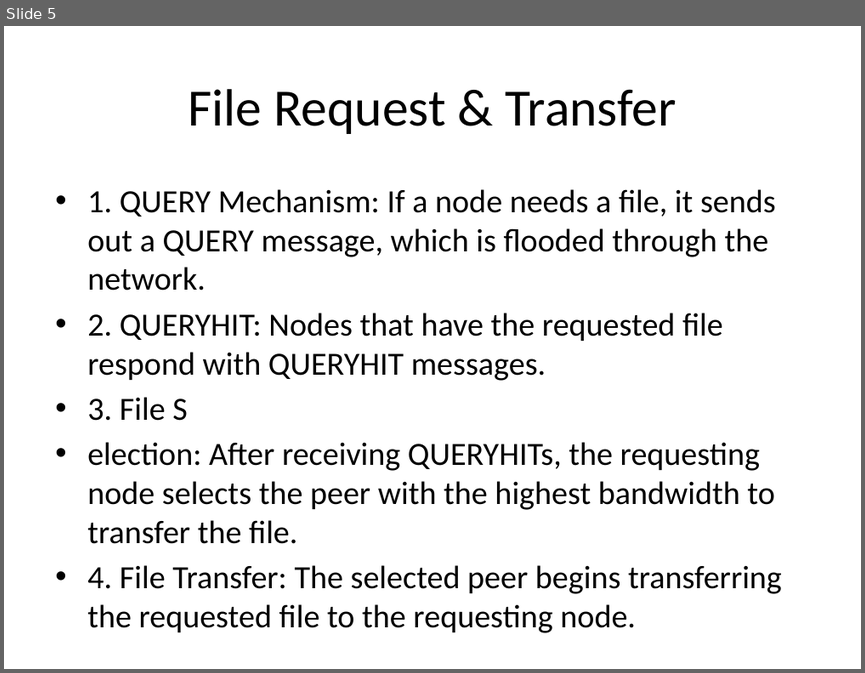
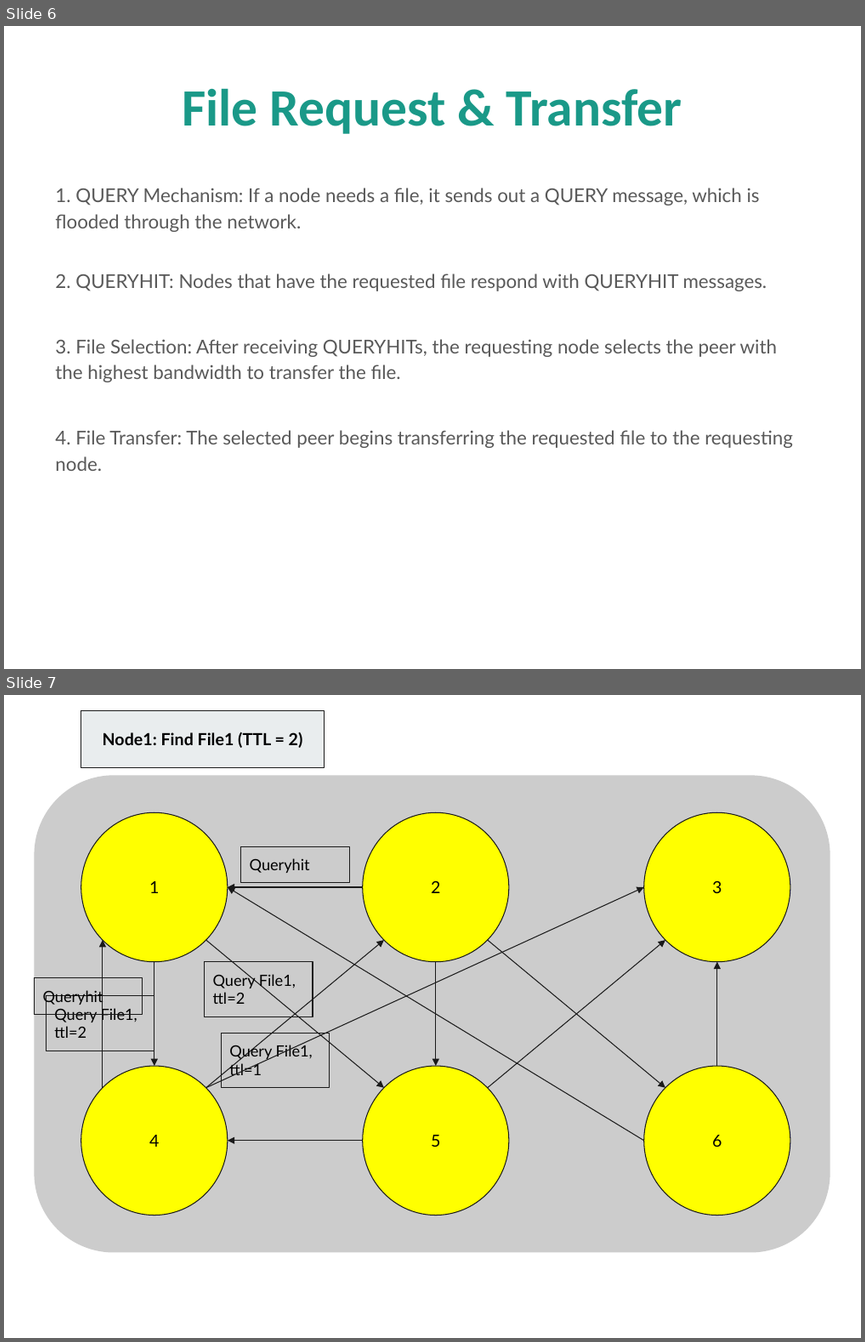
Before and after one commit to laksh-nanwani/Distributed-Systems-2024-IIITH-Project-Gnutella, a slide deck: PPT.pptx. Shown one above the other, each under a label of ours: slide 5 before the commit, slides 6 and 7 after it. The pictures are 865x673 and 865x1342 pixels, drawn with LibreOffice and Linux fonts; fonts in the diff are those of the drawing. Boxes give left, top, right and bottom in pixels: in the first picture for what was removed or moved away, otherwise in the second. Text is boxed around its words. In the diff, an @@ line names an element or a change of style, - is before the commit and + after.

```diff
--- a/PPT.pptx
+++ b/PPT.pptx
@@ slide 7 added at (x1=4, y1=695, x2=861, y2=1338), background #FFFFFF @@
@@ rectangle added at (x1=81, y1=710, x2=324, y2=768), fill #E9EDEE, outline #1A1A1A 0.75 pt, 14 pt, text #000000, bold @@
+Node1: Find File1 (TTL = 2)
@@ rounded rectangle added at (x1=34, y1=776, x2=830, y2=1253), fill #CCCCCC @@
@@ ellipse added at (x1=81, y1=812, x2=228, y2=961), fill #FFFF00, outline #1A1A1A 0.75 pt, 14 pt, text #000000 @@
+1
@@ ellipse added at (x1=362, y1=812, x2=509, y2=961), fill #FFFF00, outline #1A1A1A 0.75 pt, 14 pt, text #000000 @@
+2
@@ ellipse added at (x1=644, y1=812, x2=790, y2=961), fill #FFFF00, outline #1A1A1A 0.75 pt, 14 pt, text #000000 @@
+3
@@ rectangle added at (x1=240, y1=846, x2=348, y2=883), outline #1A1A1A 0.75 pt, 13 pt, text #000000 @@
+Queryhit
@@ arrow added from (206, 1088) to (644, 887), #1A1A1A 0.75 pt @@
@@ arrow added from (644, 1140) to (228, 887), #1A1A1A 0.75 pt @@
@@ arrow added from (362, 887) to (228, 887), #1A1A1A 0.75 pt @@
@@ arrow added from (103, 1088) to (103, 940), #1A1A1A 0.75 pt @@
@@ arrow added from (206, 940) to (384, 1088), #1A1A1A 0.75 pt @@
@@ arrow added from (206, 1088) to (384, 940), #1A1A1A 0.75 pt @@
@@ arrow added from (488, 1088) to (665, 940), #1A1A1A 0.75 pt @@
@@ arrow added from (488, 940) to (665, 1088), #1A1A1A 0.75 pt @@
@@ arrow added from (154, 961) to (154, 1066), #1A1A1A 0.75 pt @@
@@ rectangle added at (x1=205, y1=961, x2=313, y2=1016), outline #1A1A1A 0.75 pt, 13 pt, text #000000 @@
+Query File1, ttl=2
@@ arrow added from (436, 961) to (436, 1066), #1A1A1A 0.75 pt @@
@@ arrow added from (717, 1066) to (717, 961), #1A1A1A 0.75 pt @@
@@ rectangle added at (x1=34, y1=978, x2=142, y2=1014), outline #1A1A1A 0.75 pt, 13 pt, text #000000 @@
+Queryhit
@@ rectangle added at (x1=46, y1=996, x2=154, y2=1050), outline #1A1A1A 0.75 pt, 13 pt, text #000000 @@
+Query File1, ttl=2
@@ rectangle added at (x1=221, y1=1032, x2=329, y2=1088), outline #1A1A1A 0.75 pt, 13 pt, text #000000 @@
+Query File1, ttl=1
@@ ellipse added at (x1=81, y1=1066, x2=228, y2=1215), fill #FFFF00, outline #1A1A1A 0.75 pt, 14 pt, text #000000 @@
+4
@@ ellipse added at (x1=362, y1=1066, x2=509, y2=1215), fill #FFFF00, outline #1A1A1A 0.75 pt, 14 pt, text #000000 @@
+5
@@ ellipse added at (x1=644, y1=1066, x2=790, y2=1215), fill #FFFF00, outline #1A1A1A 0.75 pt, 14 pt, text #000000 @@
+6
@@ arrow added from (362, 1140) to (228, 1140), #1A1A1A 0.75 pt @@
@@ what was slide 5 is now slide 6 @@
@@ slide 6 changed as well @@
@@ title "File Request & Transfer" at (x1=182, y1=88, x2=682, y2=134): text colour #000000 to #1A9988, bold on @@
@@ text at (x1=55, y1=188, x2=793, y2=471): size 27.2 to 16 pt, font Calibri to Lato, text colour #000000 to #595959 in "1. QUERY Mechanism: If a node needs ...", "2. QUERYHIT: Nodes that have the requested ...", "4. File Transfer: The selected peer begins ..."; bullet • to none; line spacing 1 to 1.15; less space between paragraphs; more space between paragraphs @@
@@ text at (x1=55, y1=339, x2=777, y2=382): text changed; size 27.2 to 16 pt; font Calibri to Lato; text colour #000000 to #595959 @@
-• 3. File S
-• election: After receiving QUERYHITs, the requesting node selects the peer with the highest bandwidth to transfer the file.
+3. File Selection: After receiving QUERYHITs, the requesting node selects the peer with the highest bandwidth to transfer the file.
```
Also in this commit, not shown: 5 other slides changed, 3 other slides added, 2 other files.
